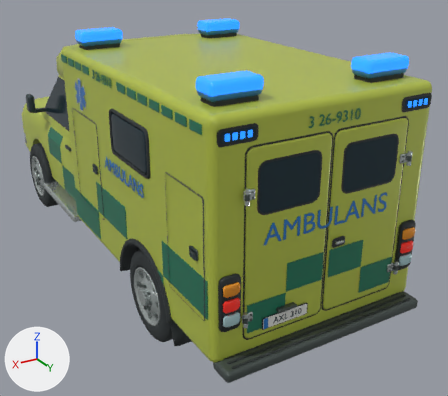
An edit to the Blender file source_blender/Ambulans_9310.blend, drawn before and after from the same camera.
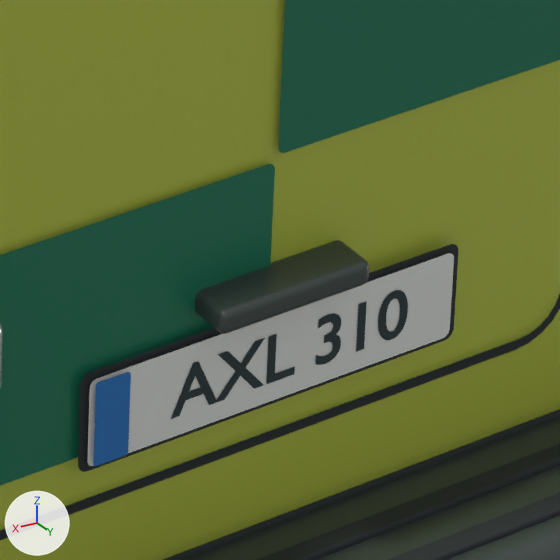
The first picture shows the older version from a 50 mm camera at (3.13, 6.65, 3.77) aimed at (-0.49, 0.61, 0.75). The close-ups show the older and then the newer version on the part from 56% to 71% of the width and 69% to 86% of the height of that picture. Only the edits that show in the close-ups are written down. Arrows for +X, +Y and +Z are at lower left; the lights stay in place.

Before the edit, the objects in view are built like this:
```python
me_kub_013 = bpy.data.meshes.new('Kub.013')
me_kub_013.from_pydata(...)  # 174 vertices, 137 faces; spans x -1.11..1.11, y -1.67..1.67, z -1.05..1.05
me_kub_013.materials.append(mat_ambulans_citrongul)  # yellow #b6c44a
me_kub_065 = bpy.data.meshes.new('Kub.065')
me_kub_065.from_pydata(...)  # 96 vertices, 98 faces; spans x -0.093..0.093, y -0.027..0.027, z -0.014..0.014
me_kub_065.materials.append(mat_graphite_trim)  # dark grey #4d5755
me_registreringsnummer_ambulans = bpy.data.meshes.new('Registreringsnummer ambulans')
me_registreringsnummer_ambulans.from_pydata(...)  # 3864 vertices, 3572 faces; spans x -0.002..0.294, y -0.002..0.057, z -0.003..0.003
me_registreringsnummer_ambulans.materials.append(mat_lettering_black)  # dark cyan #2c3c3f
ob_registreringsnummer_ambulans = bpy.data.objects.new('Registreringsnummer ambulans', me_registreringsnummer_ambulans)
ob_registreringsnummer_ambulans.parent = ob_ambulans___pickup_9310
ob_registreringsnummer_ambulans.location = (0.538, 3.129, 0.768)
ob_registreringsnummer_ambulans.rotation_euler = (1.571, 0.0, 3.142)  # degrees (90, 0, 180)
ob_registreringsnummer_ambulans.scale = (1.0, 1.0, 0.08)
ob_skyltbelysning = bpy.data.objects.new('Skyltbelysning', me_kub_065)
ob_skyltbelysning.parent = ob_ambulans___pickup_9310
ob_skyltbelysning.location = (0.413, 3.135, 0.884)
ob_vårdmodul = bpy.data.objects.new('Vårdmodul', me_kub_013)
ob_vårdmodul.parent = ob_ambulans___pickup_9310
ob_vårdmodul.location = (0.0, 1.42, 1.56)
# also in view: 'Grön bakreflex.003' at (0.22, 3.12, 1.16); 'Grön bakreflex.002' at (0.6, 3.12, 0.88); 'Laststeg' at (0.0, 3.15, 0.5); 'Skylthållare' at (0.41, 3.12, 0.8); 'Halkskydd.001' at (0.0, 3.15, 0.56)
```
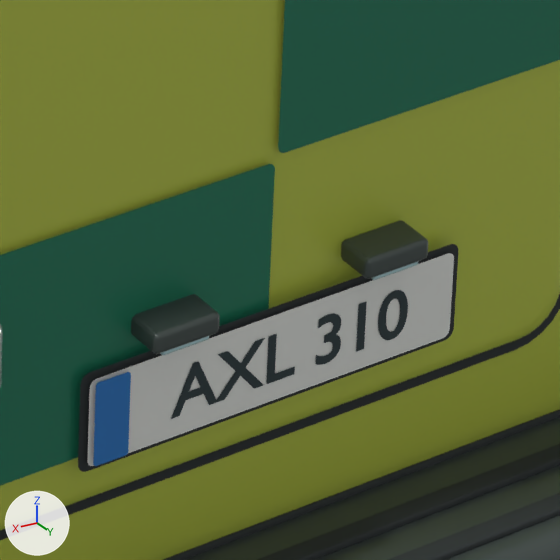
Edits to the scene script, one JSON object a line:
```json
{"op": "add", "block": "me_kub_071_1", "code": ["me_kub_071_1 = bpy.data.meshes.new('Kub.071')", "me_kub_071_1.from_pydata(...)  # 96 vertices, 98 faces; spans x -0.029..0.029, y -0.014..0.014, z -0.0035..0.0035", "me_kub_071_1.materials.append(mat_glass_reflection)  # cyan #add0d4"]}
{"op": "add", "block": "me_kub_070_1", "code": ["me_kub_070_1 = bpy.data.meshes.new('Kub.070')", "me_kub_070_1.from_pydata(...)  # 96 vertices, 98 faces; spans x -0.04..0.04, y -0.024..0.024, z -0.0125..0.0125", "me_kub_070_1.materials.append(mat_graphite_trim)  # dark grey #4d5755"]}
{"op": "add", "block": "me_kub_068_1", "code": ["me_kub_068_1 = bpy.data.meshes.new('Kub.068')", "me_kub_068_1.from_pydata(...)  # 96 vertices, 98 faces; spans x -0.04..0.04, y -0.024..0.024, z -0.0125..0.0125", "me_kub_068_1.materials.append(mat_graphite_trim)  # dark grey #4d5755"]}
{"op": "remove", "block": "ob_skyltbelysning", "code": ["ob_skyltbelysning = bpy.data.objects.new('Skyltbelysning', me_kub_065)", "ob_skyltbelysning.parent = ob_ambulans___pickup_9310", "ob_skyltbelysning.location = (0.413, 3.135, 0.884)"]}
{"op": "add", "block": "ob_skyltbelysningens_diffusor_001", "code": ["ob_skyltbelysningens_diffusor_001 = bpy.data.objects.new('Skyltbelysningens diffusor.001', me_kub_071_1)", "ob_skyltbelysningens_diffusor_001.parent = ob_ambulans___pickup_9310", "ob_skyltbelysningens_diffusor_001.location = (0.543, 3.141, 0.87)"]}
{"op": "add", "block": "ob_skyltbelysningens_hus_001", "code": ["ob_skyltbelysningens_hus_001 = bpy.data.objects.new('Skyltbelysningens hus.001', me_kub_070_1)", "ob_skyltbelysningens_hus_001.parent = ob_ambulans___pickup_9310", "ob_skyltbelysningens_hus_001.location = (0.543, 3.134, 0.884)"]}
{"op": "add", "block": "ob_skyltbelysningens_diffusor", "code": ["ob_skyltbelysningens_diffusor = bpy.data.objects.new('Skyltbelysningens diffusor', me_kub_071_1.copy())", "ob_skyltbelysningens_diffusor.parent = ob_ambulans___pickup_9310", "ob_skyltbelysningens_diffusor.location = (0.283, 3.141, 0.87)"]}
{"op": "add", "block": "ob_skyltbelysningens_hus", "code": ["ob_skyltbelysningens_hus = bpy.data.objects.new('Skyltbelysningens hus', me_kub_068_1)", "ob_skyltbelysningens_hus.parent = ob_ambulans___pickup_9310", "ob_skyltbelysningens_hus.location = (0.283, 3.134, 0.884)"]}
```

Boxes (x1, y1, x2, y2) around the edits, measured in the close-ups (560 x 560 px):
```json
{"object": "Skyltbelysning", "change": "deleted", "before": [195, 240, 369, 334]}
{"object": "Skyltbelysningens hus.001", "change": "added", "after": [131, 294, 220, 354]}
{"object": "Skyltbelysningens hus", "change": "added", "after": [341, 220, 428, 279]}
{"object": "Skyltbelysningens diffusor.001", "change": "added", "after": [160, 336, 209, 355]}
{"object": "Skyltbelysningens diffusor", "change": "added", "after": [371, 262, 418, 280]}
```
